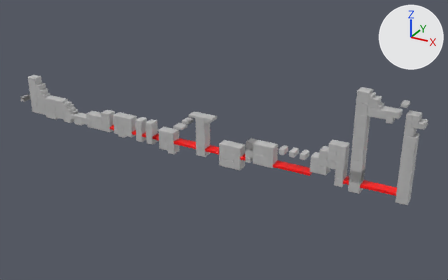
Renders of the FBX model Assets/SpecialGuide/Prefabs/objects/static/mapplaceholder.fbx from each side of a commit.
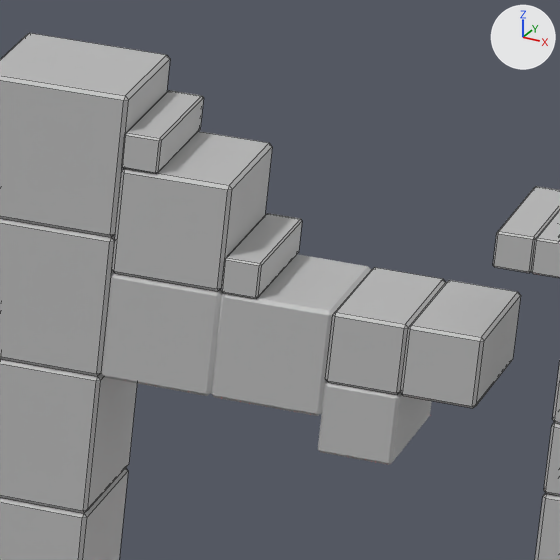
The first picture shows the older version from a 50 mm camera at (1.948, -1.85, 0.984) aimed at (0.917, 0.024, 0.047). The close-ups show both versions on the part from 80% to 91% of the width and 30% to 47% of the height of that picture; other places that the commit changed are outside them. The axes (+X, +Y, +Z) are drawn at upper right. The lights are the same throughout. The close-ups show mesh edges as thin lines. Where no turn or scale is listed for an object, it has been applied to the vertices.

In view in the first close-up: 'pasted__pCube284', 'pasted__pCube285', 'pasted__pCube286', 'pasted__pCube287', 'pasted__pCube288', 'pasted__pCube295', 'pasted__pCube296', 'pasted__pCube297', 'pasted__pCube299', 'pasted__pCube302', 'pasted__pCube307', 'polySurface9'.
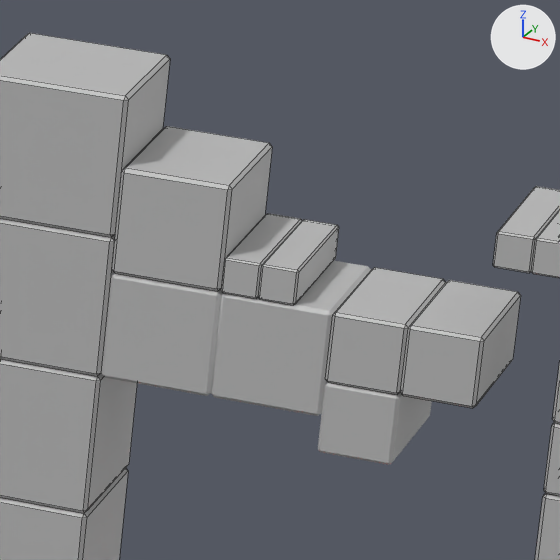
What differs and where, as boxes (x1, y1, x2, y2) in the close-ups (560 x 560 px):
'pasted__pCube288', reshaped
    before: (112, 131, 272, 291)
    after: (112, 126, 272, 291)
'pasted__pCube296', reshaped, moved
    before: (122, 90, 203, 174)
    after: (258, 219, 339, 305)
'pasted__pCube295', reshaped
    both: (221, 213, 302, 299)

Patch to the scene script:
```diff
--- a/Assets/SpecialGuide/Prefabs/objects/static/mapplaceholder.fbx.py
+++ b/Assets/SpecialGuide/Prefabs/objects/static/mapplaceholder.fbx.py
@@ me_mesh_080_1 @@
+me_mesh_080_1 = me_mesh_076.copy(); me_mesh_080_1.name = 'Mesh.080'  # the mesh of ob_pasted__pcube302
@@ me_mesh_073_1 @@
+me_mesh_073_1 = me_mesh_076.copy(); me_mesh_073_1.name = 'Mesh.073'  # the mesh of ob_pasted__pcube302
@@ ob_pasted__pcube296 @@
-ob_pasted__pcube296 = bpy.data.objects.new('pasted__pCube296', me_mesh_075)
+ob_pasted__pcube296 = bpy.data.objects.new('pasted__pCube296', me_mesh_080_1)
 ob_pasted__pcube296.parent = ob_pasted__group3
-ob_pasted__pcube296.location = (144.0, 34.0, 0.0)
+ob_pasted__pcube296.location = (148.0, 31.0, 0.0)
 ob_pasted__pcube296.scale = (1.0, 1.0, 3.5)
@@ ob_pasted__pcube288 @@
-ob_pasted__pcube288 = bpy.data.objects.new('pasted__pCube288', me_mesh_073)
+ob_pasted__pcube288 = bpy.data.objects.new('pasted__pCube288', me_mesh_072)
 ob_pasted__pcube288.parent = ob_pasted__group3
@@ ob_pasted__pcube295 @@
-ob_pasted__pcube295 = bpy.data.objects.new('pasted__pCube295', me_mesh_074)
+ob_pasted__pcube295 = bpy.data.objects.new('pasted__pCube295', me_mesh_073_1)
 ob_pasted__pcube295.parent = ob_pasted__group3
```
